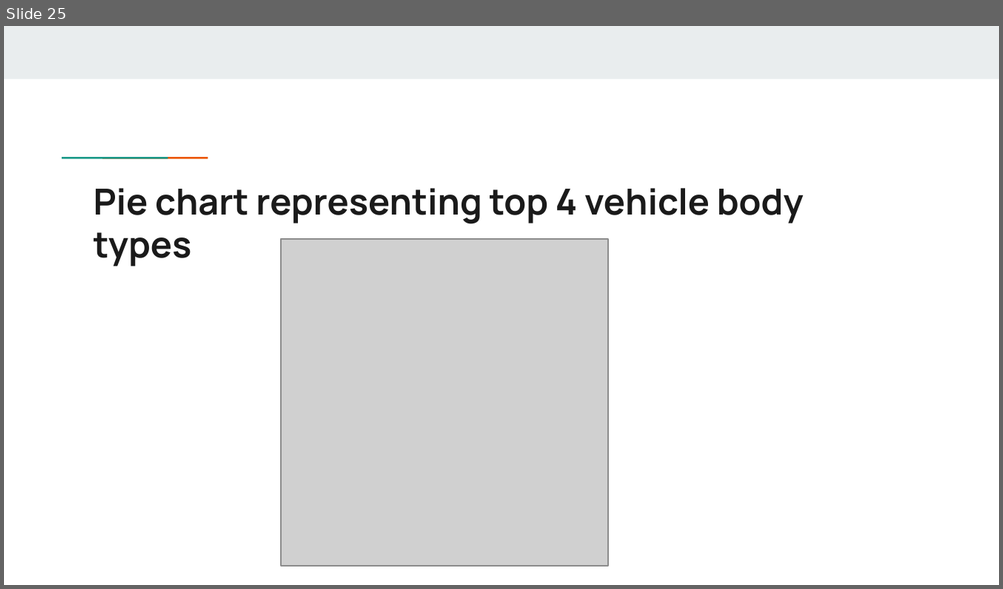
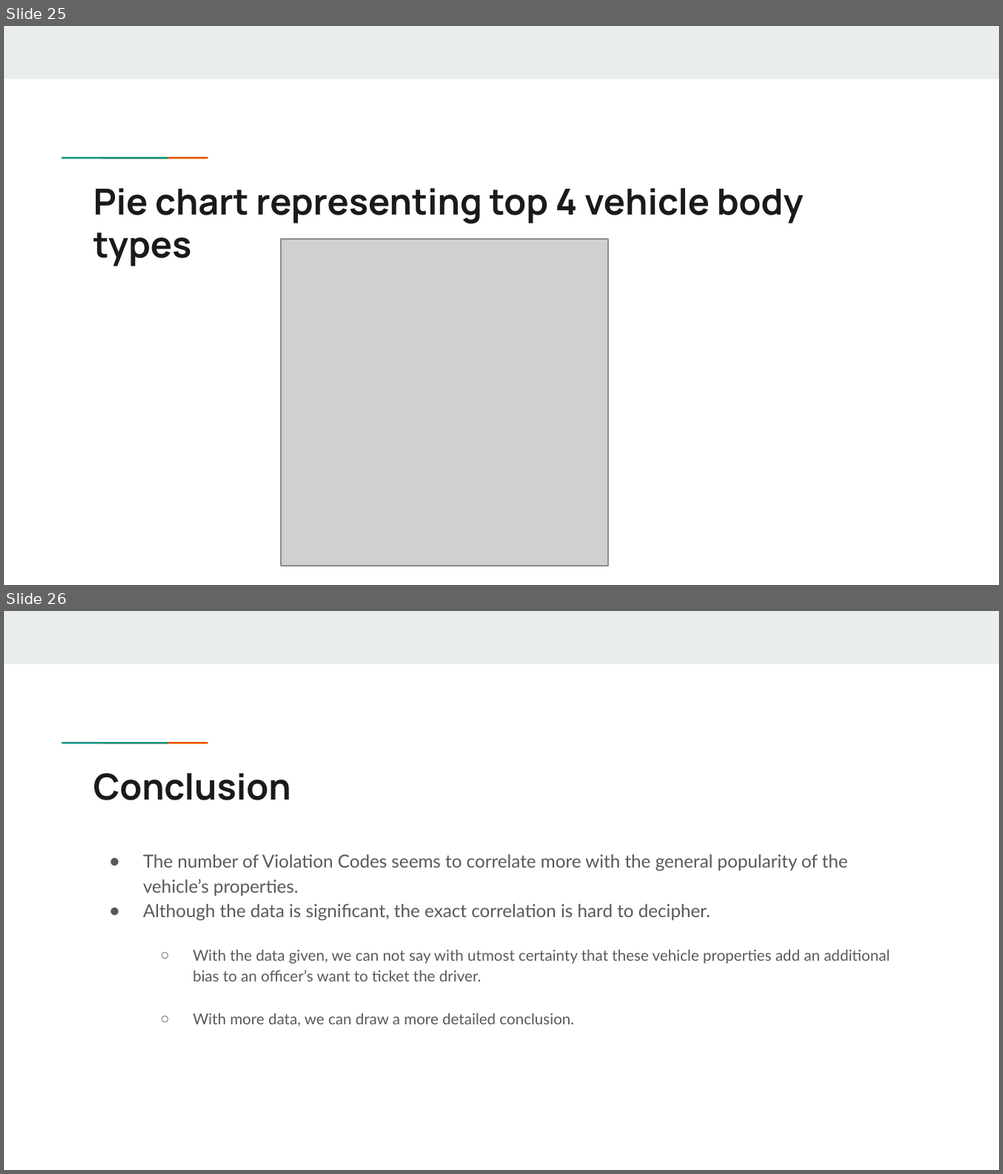
Before and after one commit to RyanAdamGonzalez1996/Project1, a slide deck: Project1_TrafficViolations.pptx. Shown one above the other, each under a label of ours: slide 25 before the commit, slides 25 and 26 after it. The pictures are 1003x589 and 1003x1174 pixels, drawn with LibreOffice and Linux fonts; fonts in the diff are those of the drawing; grey boxes stand for pictures. Boxes give left, top, right and bottom in pixels: in the first picture for what was removed or moved away, otherwise in the second. Text is boxed around its words. In the diff, an @@ line names an element or a change of style, - is before the commit and + after.

Commit message:
Updated PPT.

```diff
--- a/Project1_TrafficViolations.pptx
+++ b/Project1_TrafficViolations.pptx
@@ slide 26 added at [4,611,999,1170], background #FFFFFF; not listed: 3 template elements that a slide beside it also shows @@
@@ title added at [94,773,291,800], 26 pt, text #1A1A1A, bold @@
+Conclusion
@@ text added at [143,854,890,1027], 11 pt, text #595959 @@
+● The number of Violation Codes seems to correlate more with the general popularity of the vehicle’s properties.
+● Although the data is significant, the exact correlation is hard to decipher.
+  ○ With the data given, we can not say with utmost certainty that these vehicle properties add an additional bias to an officer’s want to ticket the driver.
+  ○ With more data, we can draw a more detailed conclusion.
```
Also in this commit, not shown: 1 other slide added.
